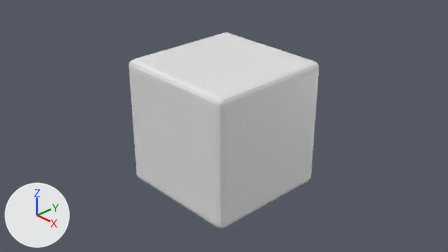
The Blender file schéma_RecuH2O.blend as it was, and as the next commit left it.
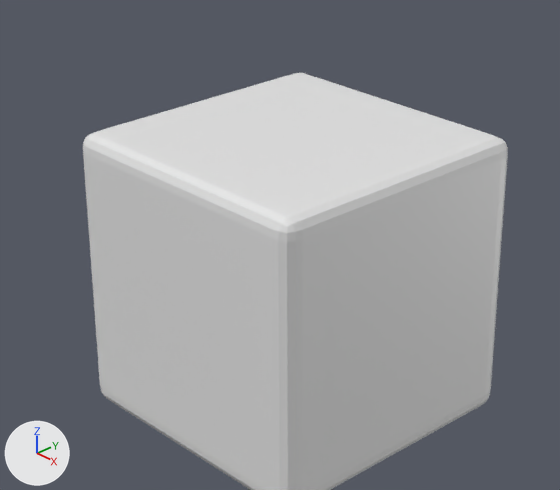
Old and new are each drawn from the file's camera 'Camera' and again close up on the part from 20% to 76% of the width and 0% to 87% of the height. Every picture has the same lights, and +X, +Y and +Z are marked at lower left.

Before the edit, the objects in view are built like this:
```python
me_cube = bpy.data.meshes.new('Cube')
me_cube.from_pydata(...)  # 152 vertices, 150 faces; spans x -1.0..1.0, y -1.0..1.0, z -1.0..1.0
me_cube.materials.append(mat_material)  # white #e7e7e7
ob_cube = bpy.data.objects.new('Cube', me_cube)
ob_cube.location = (0.0, 0.0, 0.0)
ob_cube.scale = (1.2, 1.2, 1.2)
```
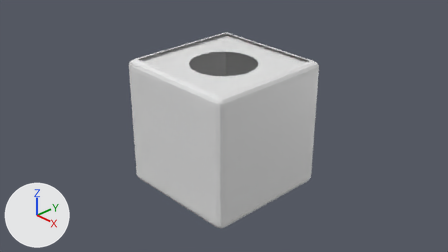
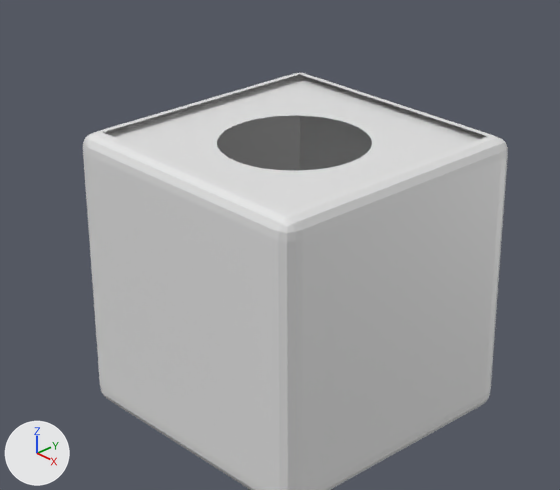
The newer file is also rescaled (x0.833) as a whole; pictures and numbers use the older file's frame.

Location of each change, [x1, y1, x2, y2] in pixels of the close-ups (560 x 490 px):
part 1 of me_cube, added: after [107, 77, 484, 211]
part 2 of me_cube, built on: before [83, 74, 487, 389]; after [83, 115, 300, 389]

The change in detail:
me_cube is used by ob_cube; location (0.0, 0.0, 0.0); scale (1.2, 1.2, 1.2).
me_cube had 152 vertices, 150 faces and spanned x -1.0..1.0, y -1.0..1.0, z -1.0..1.0.
me_cube now has 208 vertices, 164 faces and spans x -1.0..1.0, y -1.0..1.0, z -1.0..1.0.
me_cube part 1: a new loose piece of 40 vertices spanning x -0.95..0.95, y -0.95..0.95, z -0.95..0.95, in mat_material (white #e7e7e7).
Part 2, on me_cube:
2 vertices are removed from x -0.93, y -1.0..-0.99, z 0.88..0.93.
7 faces are deleted.
12 vertices are added at x -0.97..-0.87, y -1.0..-0.95, z -0.95..0.97.
6 new vertices lie (0.0, 1.9, 0.0) away from vertices in x -0.95, y -0.95, z -0.95..0.95.
15 new faces join them.
